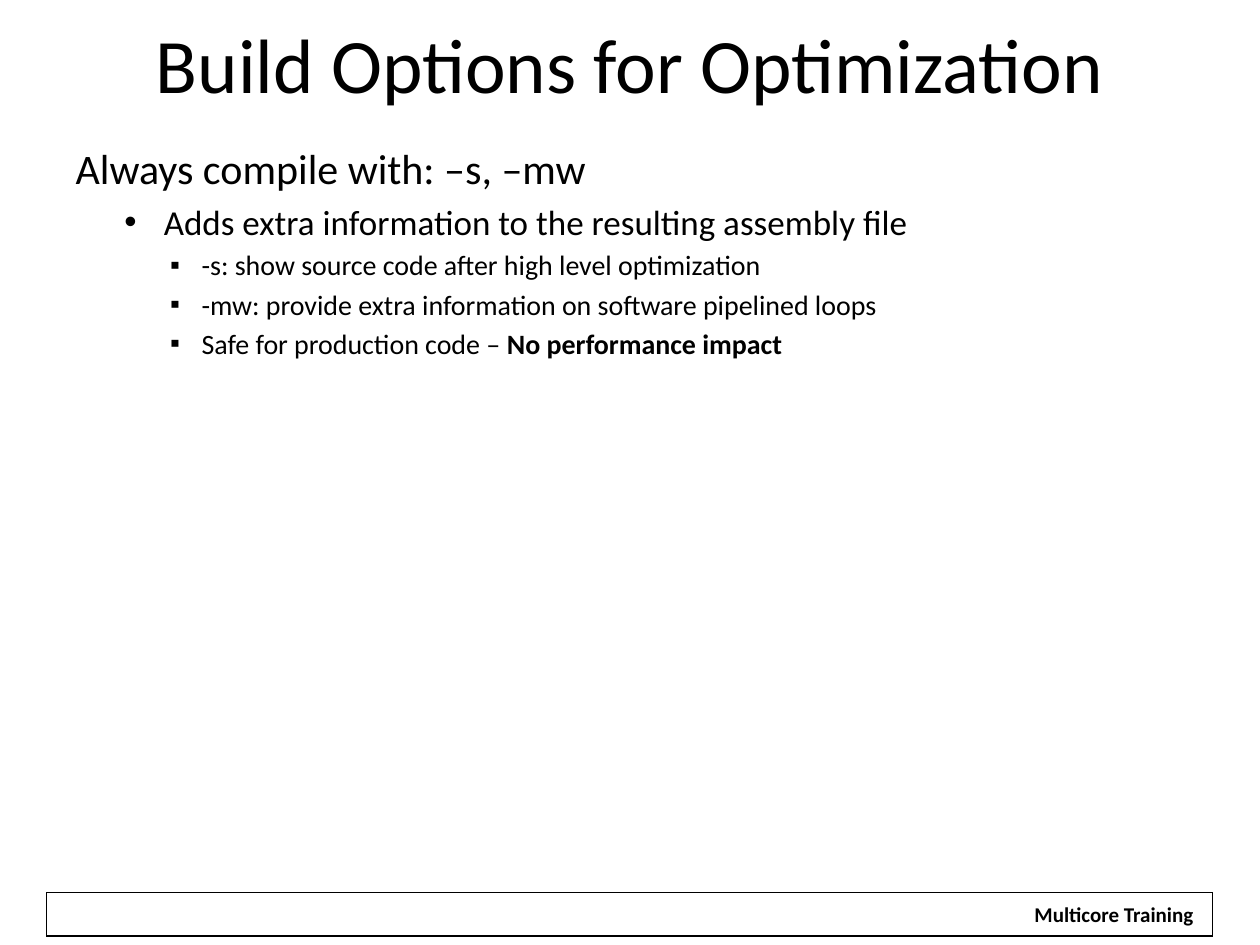
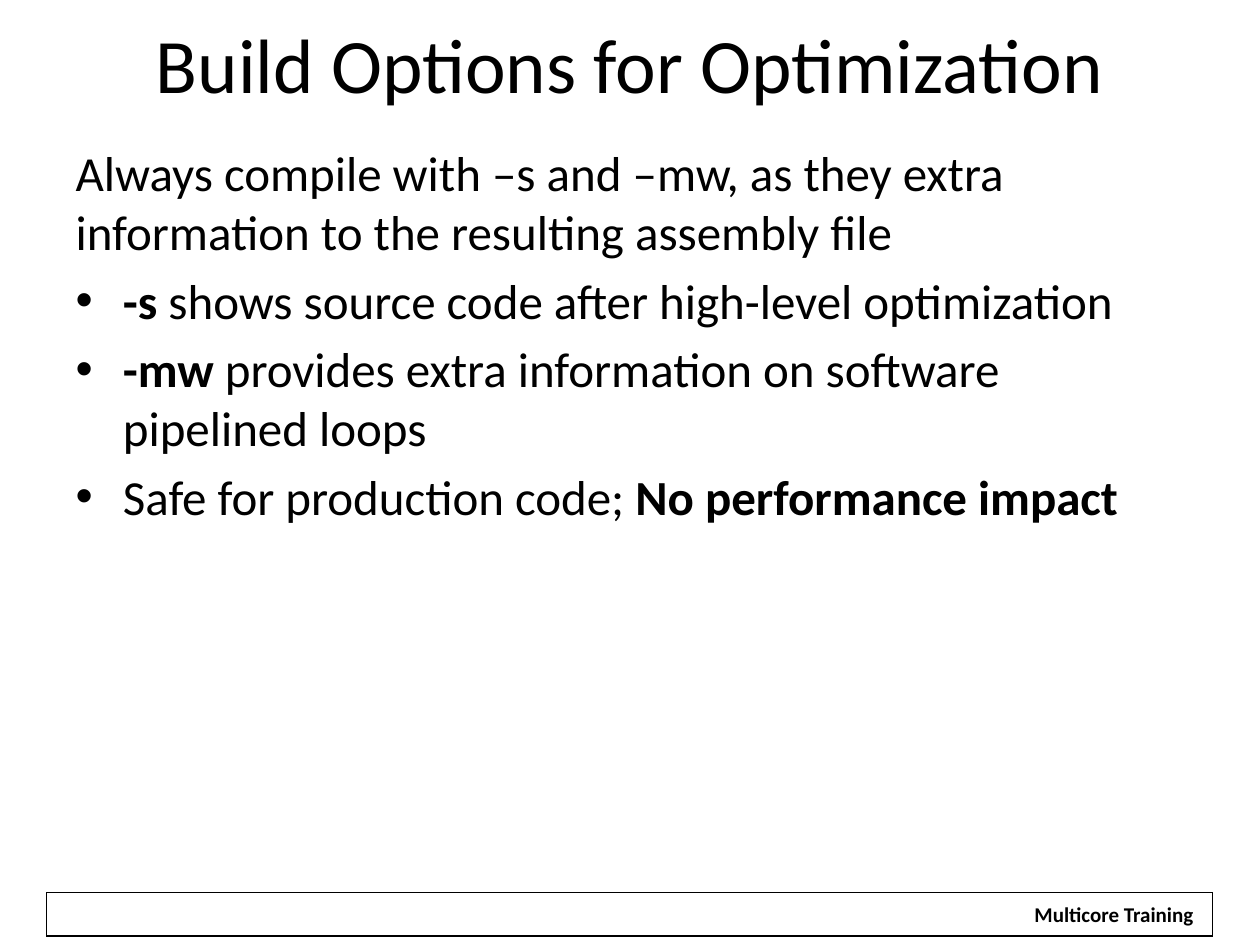
Before and after one commit to hari1989/keystone-workshop, a slide deck: slide 24 of slides/KeyStone Optimization.pptx. Drawn at 1260x945 pixels with LibreOffice and Linux fonts; fonts in the diff are those of the drawing; background and template pictures are left out. Boxes give left, top, right and bottom in pixels: in the first picture for what was removed or moved away, otherwise in the second. Text is boxed around its words. In the diff, an @@ line names an element or a change of style, - is before the commit and + after.

```diff
--- a/slides/KeyStone Optimization.pptx
+++ b/slides/KeyStone Optimization.pptx
@@ text at [76, 157, 1118, 523]: text changed; size 16 to 28 pt @@
-Always compile with: –s, –mw
-  • Adds extra information to the resulting assembly file
-    ▪ -s: show source code after high level optimization
-    ▪ -mw: provide extra information on software pipelined loops
-    ▪ Safe for production code – No performance impact
+Always compile with –s and –mw, as they extra information to the resulting assembly file
+• -s shows source code after high-level optimization
+• -mw provides extra information on software pipelined loops
+• Safe for production code; No performance impact
```
Also in this commit, not shown: 32 other slides changed, 2 slides added, 1 slide removed, 7 other files.
